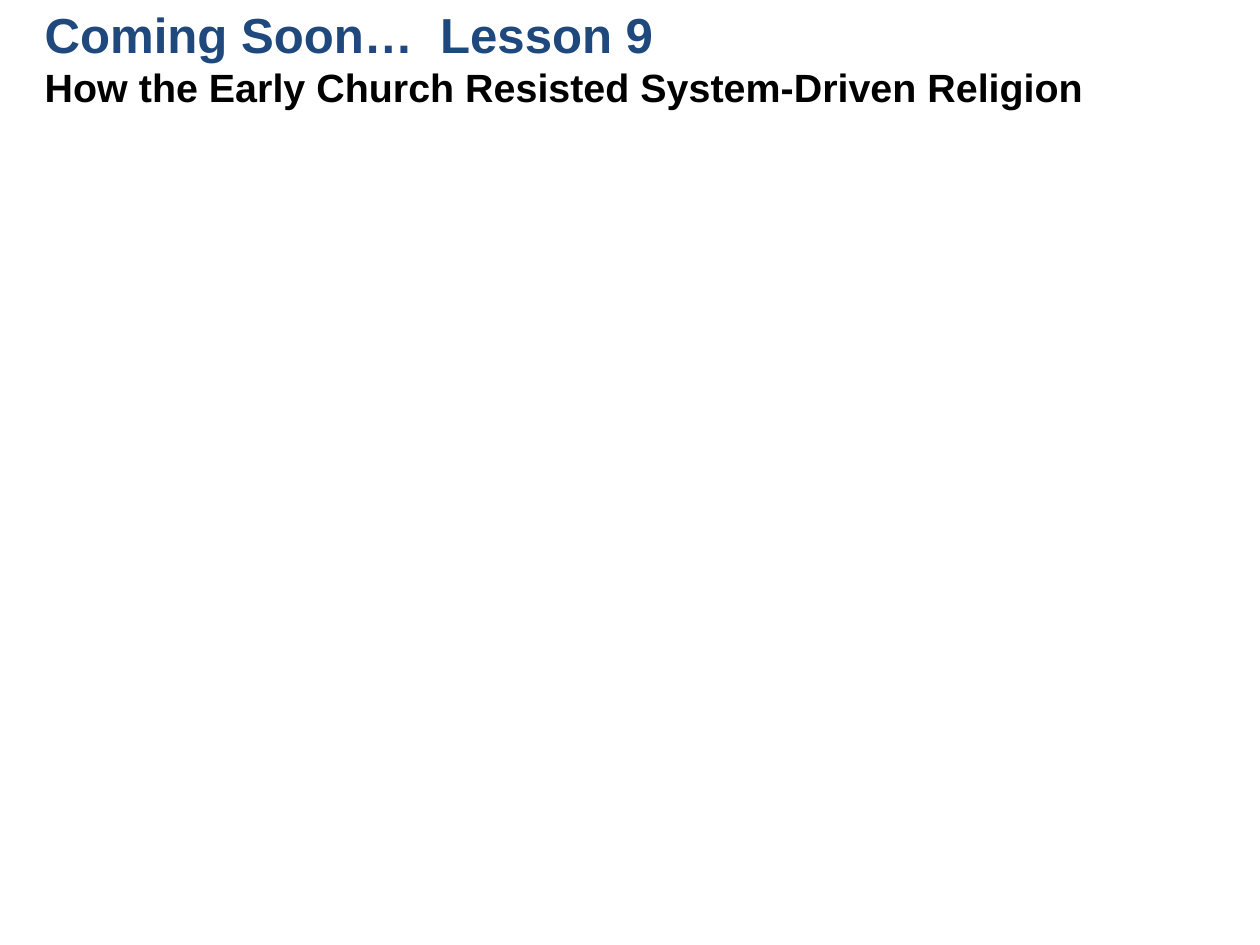
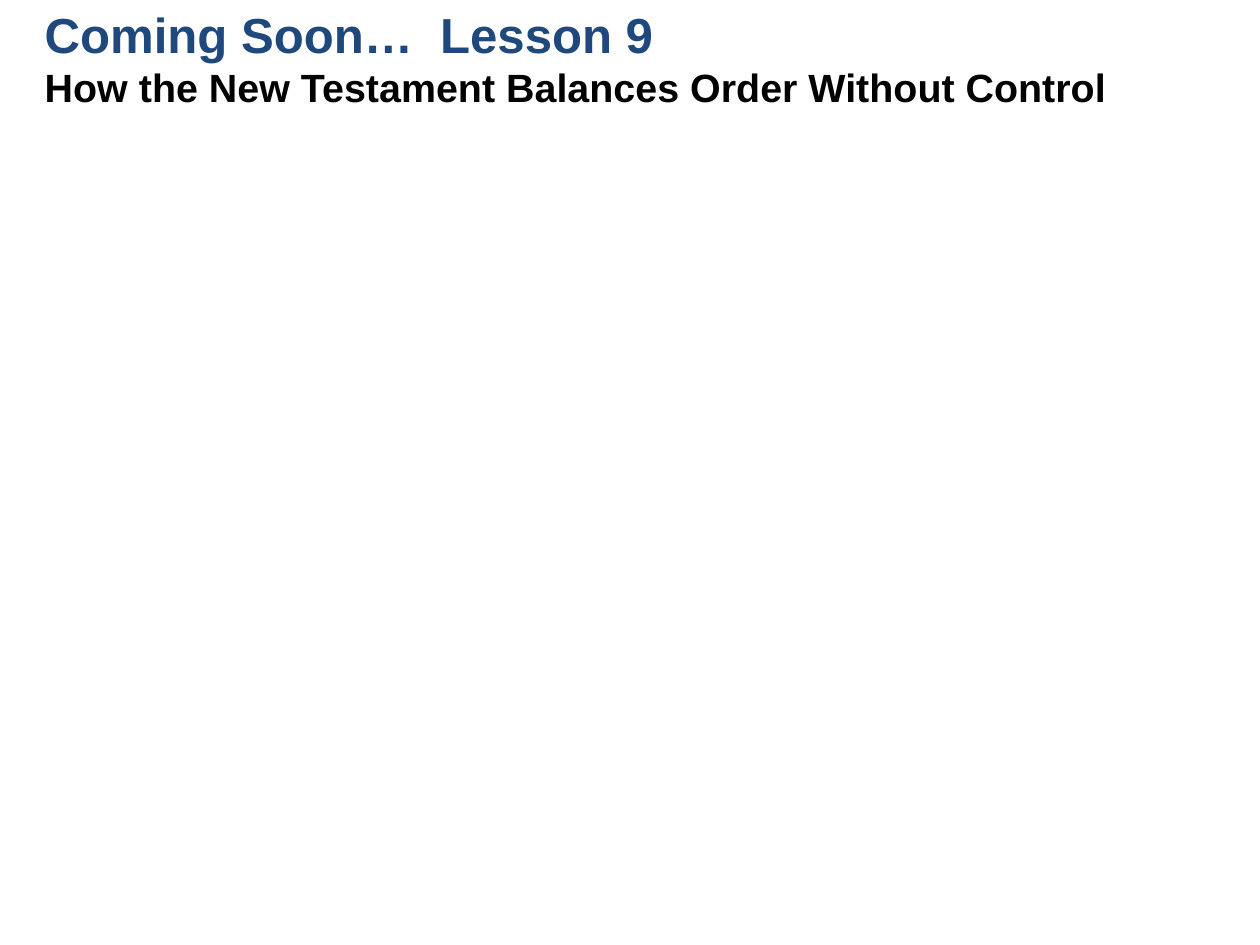
Before and after one commit to UsefulEngines/EvangelismPublic, a slide deck: slide 12 of 2026-Q1/Righteousness3/2026-01-18-Righteous-3.pptx. Drawn at 1260x945 pixels with LibreOffice and Linux fonts; fonts in the diff are those of the drawing. Boxes give left, top, right and bottom in pixels: in the first picture for what was removed or moved away, otherwise in the second. Text is boxed around its words. In the diff, an @@ line names an element or a change of style, - is before the commit and + after.

```diff
--- a/2026-Q1/Righteousness3/2026-01-18-Righteous-3.pptx
+++ b/2026-Q1/Righteousness3/2026-01-18-Righteous-3.pptx
@@ text at (45,17,1106,103): text changed @@
-Coming Soon… Lesson 9
-How the Early Church Resisted System-Driven Religion
+Coming Soon… Lesson 9
+How the New Testament Balances Order Without Control
```
Also in this commit, not shown: 8 other slides changed, 1 slide removed, 1 other file.
